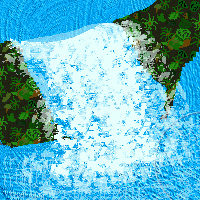
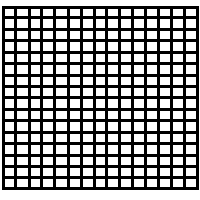
The second 200x200 image is a revision of the first. Changes to its layers:
added layer "lines" above "features" over [2, 6, 199, 190]
hid group "features" (2 layers) over [0, 0, 200, 200]
hid group "water" (4 layers) over [0, 0, 200, 200]
